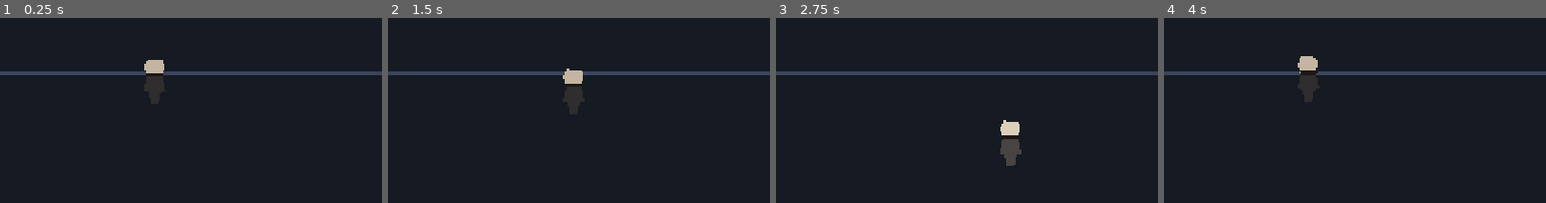
Above: before the commit, frames 1-4 (left to right).
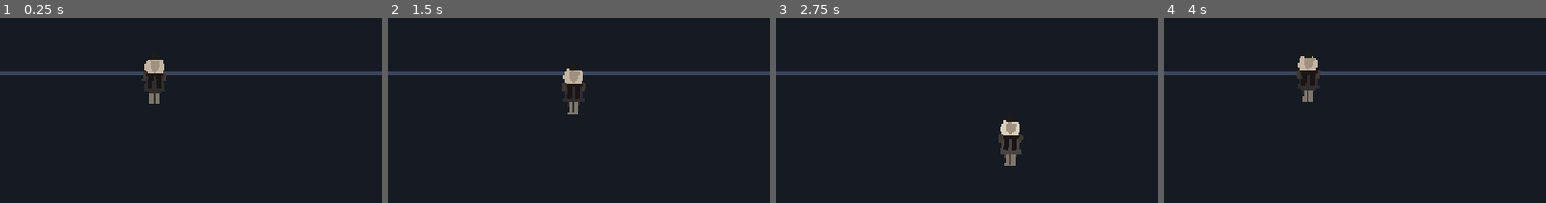
Above: after the commit, the same moments.

Repository: Eli-Blue/Ryuji-Kisaragi
Game: Godot game, scene res://src/scenes/main.tscn
Same seed, same stepped clock (60 frames per second), same inputs: the game is played once before the commit and once after it.
Inputs:
- Up to frame 1 (0.25 s): no input
- Up to frame 2 (1.5 s): tap Enter at 0.5 s; hold D (move_right) 0.53-1.28 s; tap K (attack_elbow) at 0.6 s; hold S (move_down) from 1.28 s (still down); tap J (attack_light) at 1.35 s
- Up to frame 3 (2.75 s): release S (move_down) at 2.03 s; hold D (move_right) from 2.03 s (still down); hold I (block) from 2.03 s (still down)
- Up to frame 4 (4 s): release D (move_right) at 2.78 s; release I (block) at 2.78 s; hold W (move_up) 2.78-3.53 s; tap L (grapple_throw) at 2.85 s; tap R (reset_round) at 3.5 s; hold A (move_left) from 3.53 s (still down); tap K (attack_elbow) at 3.6 s
The pictures show only the part of the screen within x 8-58%, y 41-91%; the shares and areas given below are measured in that part.

The runs differ from the first frame. In frame 1, 0.5% of the frame differs, in the area x 37-44%, y 22-47%; in frame 2, 0.5%, in the area x 45-52%, y 28-53%; in frame 3, 0.5%; in frame 4, 0.5%.

Commit message:
Refine player procedural look from reference silhouette
Co-authored-by: Eli-Blue <156834420+Eli-Blue@users.noreply.github.com>

Diff:
--- a/src/scenes/player.tscn
+++ b/src/scenes/player.tscn
@@ -17,6 +17,26 @@
 color = Color(0.764706, 0.709804, 0.631373, 1)
 polygon = PackedVector2Array(-12, -24, 14, -22, 16, -8, 12, 0, 12, 24, -12, 24, -14, 0, -18, -10)
 
+[node name="TunicTrim" type="Polygon2D" parent="."]
+color = Color(0.627451, 0.568627, 0.501961, 1)
+polygon = PackedVector2Array(-6, -22, 10, -20, 8, -10, 0, 0, -8, -10)
+
+[node name="Hair" type="Polygon2D" parent="."]
+color = Color(0.117647, 0.109804, 0.0980392, 1)
+polygon = PackedVector2Array(-6, -28, 8, -28, 6, -22, -8, -22)
+
+[node name="TopKnot" type="Polygon2D" parent="."]
+color = Color(0.117647, 0.109804, 0.0980392, 1)
+polygon = PackedVector2Array(-1, -35, 3, -35, 5, -31, 2, -27, -2, -27, -4, -31)
+
+[node name="BracerLeft" type="Polygon2D" parent="."]
+color = Color(0.25098, 0.223529, 0.196078, 1)
+polygon = PackedVector2Array(-19, -2, -13, -2, -14, 14, -21, 12)
+
+[node name="BracerRight" type="Polygon2D" parent="."]
+color = Color(0.25098, 0.223529, 0.196078, 1)
+polygon = PackedVector2Array(13, -2, 20, 0, 19, 13, 12, 14)
+
 [node name="Pants" type="Polygon2D" parent="."]
 color = Color(0.188235, 0.180392, 0.176471, 1)
 polygon = PackedVector2Array(-12, 0, 12, 0, 18, 30, 10, 32, 6, 52, -6, 52, -10, 32, -18, 30)
@@ -24,6 +44,22 @@
 [node name="Belt" type="Polygon2D" parent="."]
 color = Color(0.117647, 0.0941176, 0.0823529, 1)
 polygon = PackedVector2Array(-14, 0, 15, 0, 14, 6, -13, 6)
+
+[node name="BeltTailLeft" type="Polygon2D" parent="."]
+color = Color(0.101961, 0.0862745, 0.0784314, 1)
+polygon = PackedVector2Array(-10, 4, -2, 4, -4, 26, -12, 24)
+
+[node name="BeltTailRight" type="Polygon2D" parent="."]
+color = Color(0.101961, 0.0862745, 0.0784314, 1)
+polygon = PackedVector2Array(2, 4, 10, 4, 11, 24, 3, 26)
+
+[node name="LegWrapLeft" type="Polygon2D" parent="."]
+color = Color(0.498039, 0.470588, 0.415686, 1)
+polygon = PackedVector2Array(-8, 32, -2, 32, -1, 52, -9, 52)
+
+[node name="LegWrapRight" type="Polygon2D" parent="."]
+color = Color(0.498039, 0.470588, 0.415686, 1)
+polygon = PackedVector2Array(1, 32, 8, 32, 9, 52, 0, 52)
 
 [node name="CollisionShape2D" type="CollisionShape2D" parent="."]
 shape = SubResource("RectangleShape2D_jno8n")
